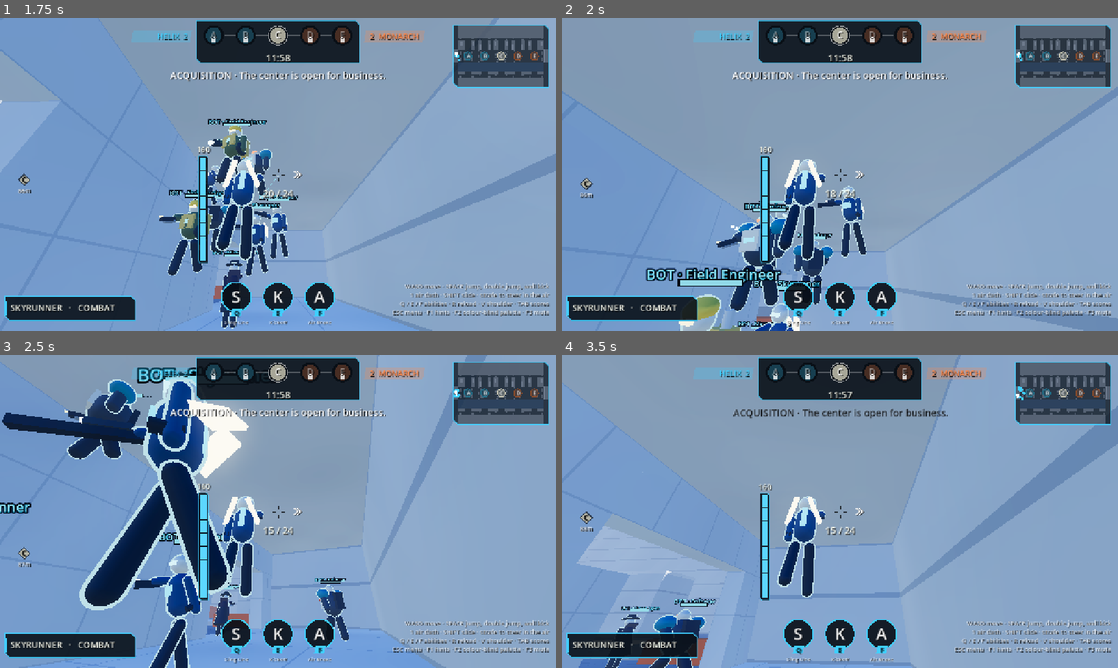
Above: before the commit, frames 1-4 (two rows, left to right).
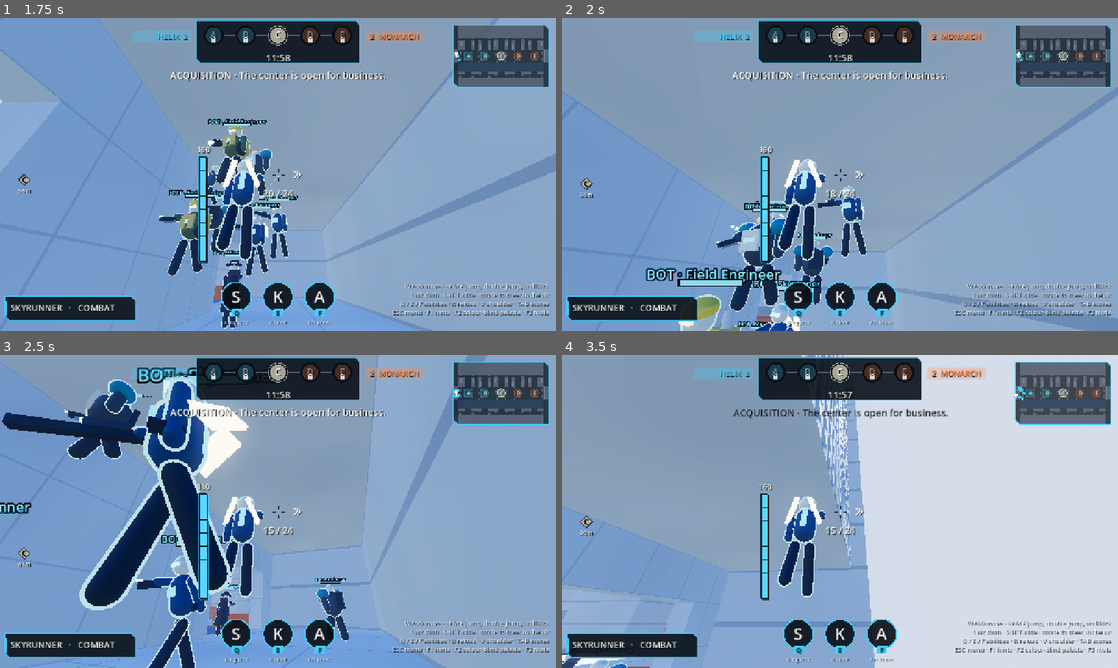
Above: after the commit, the same moments.

Repository: slimefromdq/hostile-takeover
Game: Godot game, scene res://scenes/main.tscn
The game is run twice, just before and just after one commit, with the same random seed, the same clock (stepped at 60 frames per second) and the same inputs.
Inputs (mouse positions are in pixels of both pictures, inside the frame that each line leads up to):
- Up to frame 1 (1.75 s): click "Play offline · 10v10 bots" at 0.5 s; tap Enter at 1.25 s; move the mouse to (305, 174) at 1.27 s; press the mouse at (305, 174) at 1.28 s; hold W (forward) from 1.28 s (still down); tap 1 (dash) at 1.35 s; tap Space (jump) at 1.52 s
- Up to frame 2 (2 s): keep holding W (forward); tap Space (jump) at 1.82 s
- Up to frame 3 (2.5 s): keep holding W (forward); move the mouse to (250, 511) at 2.02 s; release the mouse at (250, 511) at 2.03 s; click (250, 511) at 2.1 s; tap Space (jump) at 2.27 s; tap Shift (slide) at 2.3 s
- Up to frame 4 (3.5 s): keep holding W (forward); tap Space (jump) at 2.57, 3.05 s; move the mouse to (851, 505) at 2.77 s; hold Shift (slide) from 2.78 s (still down)

Frame 1 is identical in both runs. In frame 2, less than 0.1% of the frame differs, in the area x 34-42%, y 58-81%; in frame 3, 0.9%; in frame 4, 49%, in the area x 0-100%, y 0-100%.

Commit message:
Add input forgiveness: coyote time, jump buffering, longer wall-kick reach
Jump handling is extracted into Fighter._try_jump. A coyote window keeps a
ground jump available for 0.12 s after leaving a ledge, and a failed press
is buffered for 0.12 s so landing or touching a wall fires it. Buffered
presses never spend the double jump. Wall-kick probe reach is 1.1 m (was
0.85). Tests added.

Co-Authored-By: Claude Sonnet 5.5 <noreply@anthropic.com>
Claude-Session: https://claude.ai/code/session_01XHBb9Vx4sMwNDTz59uEdut

Diff:
--- a/scripts/fighter.gd
+++ b/scripts/fighter.gd
@@ -30,6 +30,10 @@
 const SLIDE_TURN_RATE := 2.5
 const SLIDE_COOLDOWN := 0.6
 const SLIDE_DOWNHILL := 16.0
+# Input forgiveness windows (seconds) and wall-kick probe length (m, was 0.85).
+const COYOTE_TIME := 0.12
+const JUMP_BUFFER := 0.12
+const WALL_KICK_REACH := 1.1
 const MANTLE_SPEED := 8.5
 const MANTLE_HEAD_CLEARANCE := 2.6
 const MANTLE_REACH := 1.2
@@ -76,6 +80,8 @@
 var dash_cd: float = 0.0
 var sliding: bool = false
 var slide_cd: float = 0.0
+var coyote_time: float = 0.0
+var jump_buffer: float = 0.0
 # Map verbs (scripts/map_verbs.gd): cable riding, climbing and cooldowns.
 var zip_id: int = -1
 var zip_t: float = 0.0
@@ -299,39 +305,16 @@
 		velocity.y -= GRAVITY * (0.35 if dash_time > 0.0 else 1.0) * dt
 	else:
 		velocity.y = -0.1
-	if movement_edges & 1:
-		if grounded:
-			velocity.y = JUMP_SPEED
-			if game.authoritative:
-				game.play_sfx(global_position, Sfx.Kind.JUMP)
-		else:
-			var wall: Dictionary = game.ray(global_position + Vector3.UP, global_position + Vector3.UP + horizontal_direction() * 0.85, [get_rid()], 1 | 4)
-			if wall.is_empty():
-				for offset in [Vector3.RIGHT, Vector3.LEFT, Vector3.BACK]:
-					wall = game.ray(global_position + Vector3.UP, global_position + Vector3.UP + Basis(Vector3.UP, yaw) * offset * 0.85, [get_rid()], 1 | 4)
-					if not wall.is_empty():
-						break
-			if not wall.is_empty() and absf(wall.normal.y) < 0.3:
-				if wall_normal.dot(wall.normal) > 0.9:
-					wall_repeats += 1
-				else:
-					wall_repeats = 0
-				wall_normal = wall.normal
-				velocity += wall.normal * (WALL_KICK_PUSH_SKYRUNNER if class_id == 0 else WALL_KICK_PUSH)
-				velocity.y = WALL_KICK_UP / (1.0 + wall_repeats * 0.5)
-				dash_time = 0.0
-				if game.authoritative:
-					game.play_sfx(global_position, Sfx.Kind.JUMP)
-				if class_id == 0:
-					hot_lap = 2.0
-			elif air_jump:
-				# One double jump per landing, independent of the dash cooldown.
-				air_jump = false
-				velocity.y = DOUBLE_JUMP_SPEED
-				if game.authoritative:
-					game.play_sfx(global_position, Sfx.Kind.JUMP)
-				velocity.x += desired.x * 1.5
-				velocity.z += desired.z * 1.5
+	# Input forgiveness: a press shortly before a landing or wall still counts, and a jump just after
+	# walking off an edge is still a ground jump.
+	coyote_time = COYOTE_TIME if grounded else maxf(0.0, coyote_time - dt)
+	jump_buffer = maxf(0.0, jump_buffer - dt)
+	var fresh_press: bool = movement_edges & 1 != 0
+	if fresh_press or jump_buffer > 0.0:
+		if _try_jump(desired, grounded, fresh_press):
+			jump_buffer = 0.0
+		elif fresh_press:
+			jump_buffer = JUMP_BUFFER
 	if movement_edges & 2 and not grounded and air_dash:
 		air_dash = false
 		dash_cd = DASH_COOLDOWN
@@ -402,6 +385,48 @@
 	velocity.x = planar.x
 	velocity.z = planar.y
 	velocity += Vector3.DOWN.slide(get_floor_normal()) * SLIDE_DOWNHILL * dt
+
+# One jump press: ground jump (including coyote time), else wall kick, else the double jump.
+# Returns false when nothing was available so the caller can buffer the press. Buffered presses
+# never spend the double jump, which only a fresh press may use.
+func _try_jump(desired: Vector3, grounded: bool, allow_double: bool) -> bool:
+	if grounded or (coyote_time > 0.0 and velocity.y <= 0.0):
+		velocity.y = JUMP_SPEED
+		coyote_time = 0.0
+		if game.authoritative:
+			game.play_sfx(global_position, Sfx.Kind.JUMP)
+		return true
+	var origin := global_position + Vector3.UP
+	var wall: Dictionary = game.ray(origin, origin + horizontal_direction() * WALL_KICK_REACH, [get_rid()], 1 | 4)
+	if wall.is_empty():
+		for offset in [Vector3.RIGHT, Vector3.LEFT, Vector3.BACK]:
+			wall = game.ray(origin, origin + Basis(Vector3.UP, yaw) * offset * WALL_KICK_REACH, [get_rid()], 1 | 4)
+			if not wall.is_empty():
+				break
+	if not wall.is_empty() and absf(wall.normal.y) < 0.3:
+		if wall_normal.dot(wall.normal) > 0.9:
+			wall_repeats += 1
+		else:
+			wall_repeats = 0
+		wall_normal = wall.normal
+		velocity += wall.normal * (WALL_KICK_PUSH_SKYRUNNER if class_id == 0 else WALL_KICK_PUSH)
+		velocity.y = WALL_KICK_UP / (1.0 + wall_repeats * 0.5)
+		dash_time = 0.0
+		if game.authoritative:
+			game.play_sfx(global_position, Sfx.Kind.JUMP)
+		if class_id == 0:
+			hot_lap = 2.0
+		return true
+	if allow_double and air_jump:
+		# One double jump per landing, independent of the dash cooldown.
+		air_jump = false
+		velocity.y = DOUBLE_JUMP_SPEED
+		if game.authoritative:
+			game.play_sfx(global_position, Sfx.Kind.JUMP)
+		velocity.x += desired.x * 1.5
+		velocity.z += desired.z * 1.5
+		return true
+	return false
 
 # Forgiving ledge probe: several heights and slightly fanned angles, so grazing a ledge still counts.
 func _can_mantle(heading: Vector3) -> bool:
--- a/tests/run_tests.gd
+++ b/tests/run_tests.gd
@@ -226,6 +226,7 @@
 	await physics_frame
 	await process_frame
 	await test_air_movement()
+	await test_input_forgiveness()
 	test_visual_pipeline()
 	test_effect_pool()
 	test_sfx()
@@ -657,6 +658,58 @@
 	check(Visuals.SURFACE_SHADER.find("ALPHA") == -1, "map surface shader stays in the opaque pipeline")
 	check(Visuals.surface("glass", Color.WHITE) is StandardMaterial3D, "glass uses its own transparent material")
 
+func test_input_forgiveness() -> void:
+	await physics_frame
+	var p: Fighter = game.local_player()
+	p.change_class(1)
+	p.held = 0
+	p.movement = Vector2.ZERO
+	var base := O + Vector3(-30, 0, -20)
+	# Coyote time: a jump just after leaving the ground is still a ground jump and keeps the double jump.
+	p.global_position = base + Vector3(0, 3.0, 0)
+	p.velocity = Vector3.ZERO
+	p.air_jump = true
+	for i in range(7):
+		p.simulate_movement(1.0 / 60, 0)
+	p.simulate_movement(1.0 / 60, 1)
+	check(p.velocity.y > 9.5 and p.air_jump, "coyote jump counts as a ground jump and keeps the double jump")
+	await physics_frame
+	p.global_position = base + Vector3(0, 6.0, 0)
+	p.velocity = Vector3.ZERO
+	p.air_jump = true
+	for i in range(14):
+		p.simulate_movement(1.0 / 60, 0)
+	p.simulate_movement(1.0 / 60, 1)
+	check(p.velocity.y > 12.0 and not p.air_jump, "after the coyote window the press is a double jump")
+	await physics_frame
+	# Jump buffer: a press just before landing fires on touchdown; an early press is forgotten.
+	p.global_position = base + Vector3(0, 0.25, 0)
+	p.velocity = Vector3(0, -4, 0)
+	p.air_jump = false
+	p.coyote_time = 0.0
+	p.jump_buffer = 0.0
+	p.simulate_movement(1.0 / 60, 1)
+	check(p.jump_buffer > 0.0, "an unusable press is buffered")
+	var best := -99.0
+	for i in range(20):
+		p.simulate_movement(1.0 / 60, 0)
+		best = maxf(best, p.velocity.y)
+		await physics_frame
+	check(best > 9.5, "buffered press jumps on landing (peak vy %.1f)" % best)
+	p.global_position = base + Vector3(0, 2.0, 0)
+	p.velocity = Vector3.ZERO
+	p.air_jump = false
+	p.coyote_time = 0.0
+	p.jump_buffer = 0.0
+	p.simulate_movement(1.0 / 60, 1)
+	best = -99.0
+	for i in range(60):
+		p.simulate_movement(1.0 / 60, 0)
+		best = maxf(best, p.velocity.y)
+		await physics_frame
+	check(best < 1.0 and p.jump_buffer == 0.0, "an early press expires instead of jumping on landing (peak vy %.1f)" % best)
+	await physics_frame
+
 func test_air_movement() -> void:
 	# move_and_slide uses the physics delta only inside a physics frame, so each section starts on one.
 	await physics_frame
Not shown, changed: README.md
